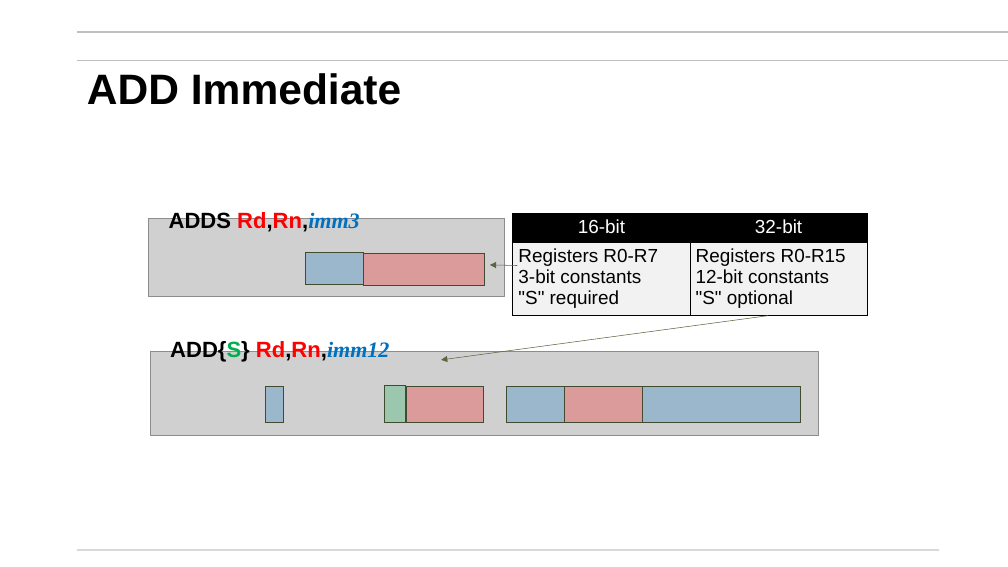
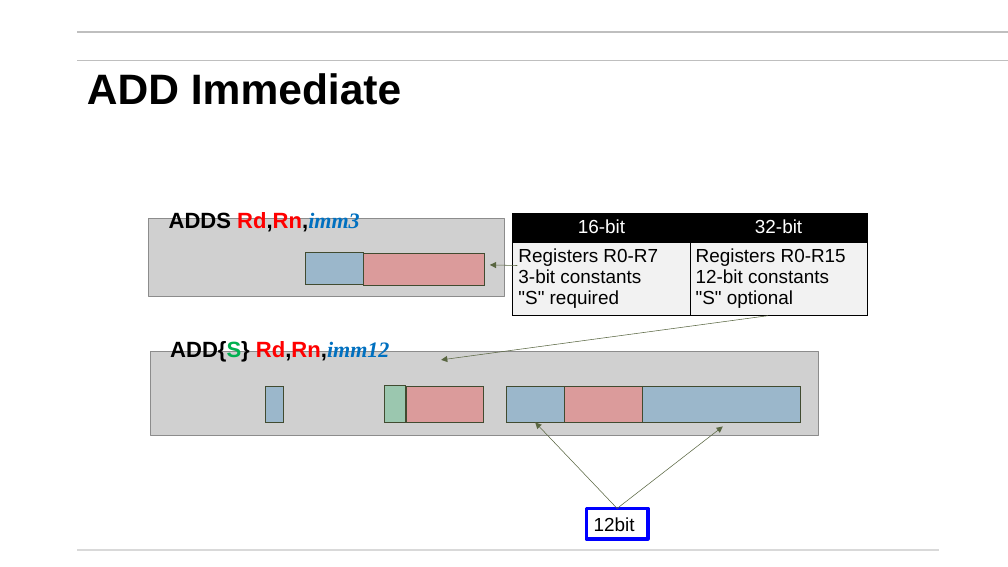
Before and after one commit to mikegrace2/CSEN20-Fall2026-Course-Website, a slide deck: slide 10 of Week04_IntegerArithmetic/Ch05_Integer Arithmetic_V4.pptx (slide 9 before the commit). Drawn at 1008x567 pixels with LibreOffice and Linux fonts; fonts in the diff are those of the drawing; grey boxes stand for pictures; background and template pictures are left out. Boxes give left, top, right and bottom in pixels: in the first picture for what was removed or moved away, otherwise in the second. Text is boxed around its words. In the diff, an @@ line names an element or a change of style, - is before the commit and + after.

```diff
--- a/Week04_IntegerArithmetic/Ch05_Integer Arithmetic_V4.pptx
+++ b/Week04_IntegerArithmetic/Ch05_Integer Arithmetic_V4.pptx
@@ arrow added from (617, 509) to (535, 423), #596641 0.5 pt @@
@@ arrow added from (617, 509) to (723, 426), #596641 0.5 pt @@
@@ rectangle added at [586,509,648,539], outline #0000FF 3 pt, 18 pt, text #000000 @@
+12bit
```
Also in this commit, not shown: 4 other slides changed, 1 slide added, 1 other file.
